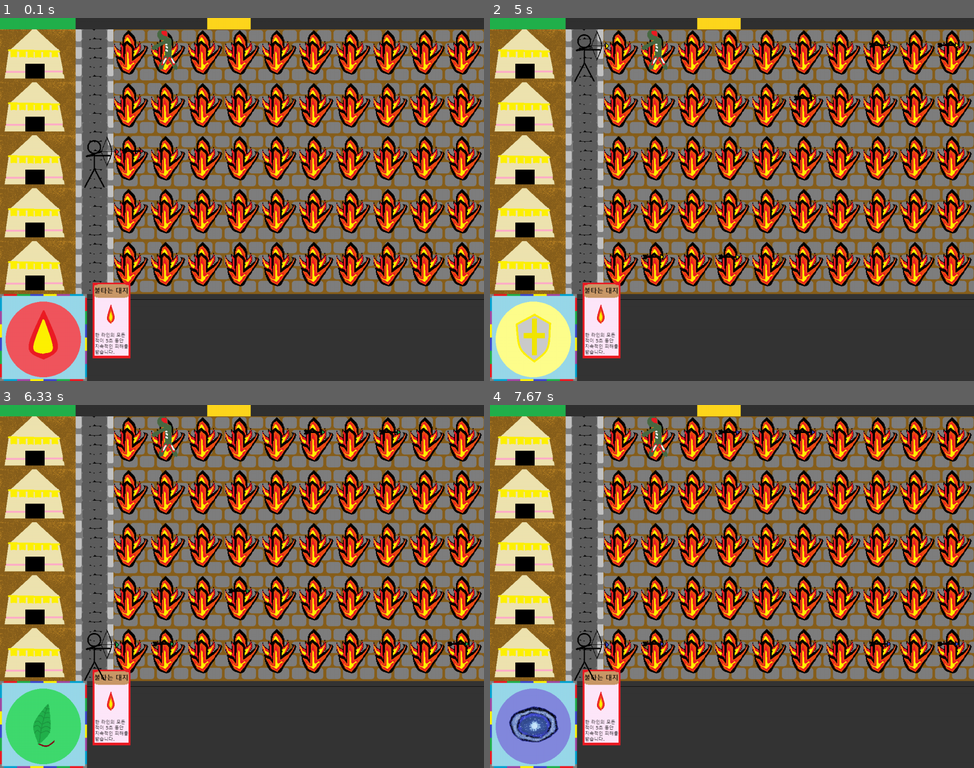
Above: before the commit, frames 1-4 (two rows, left to right).
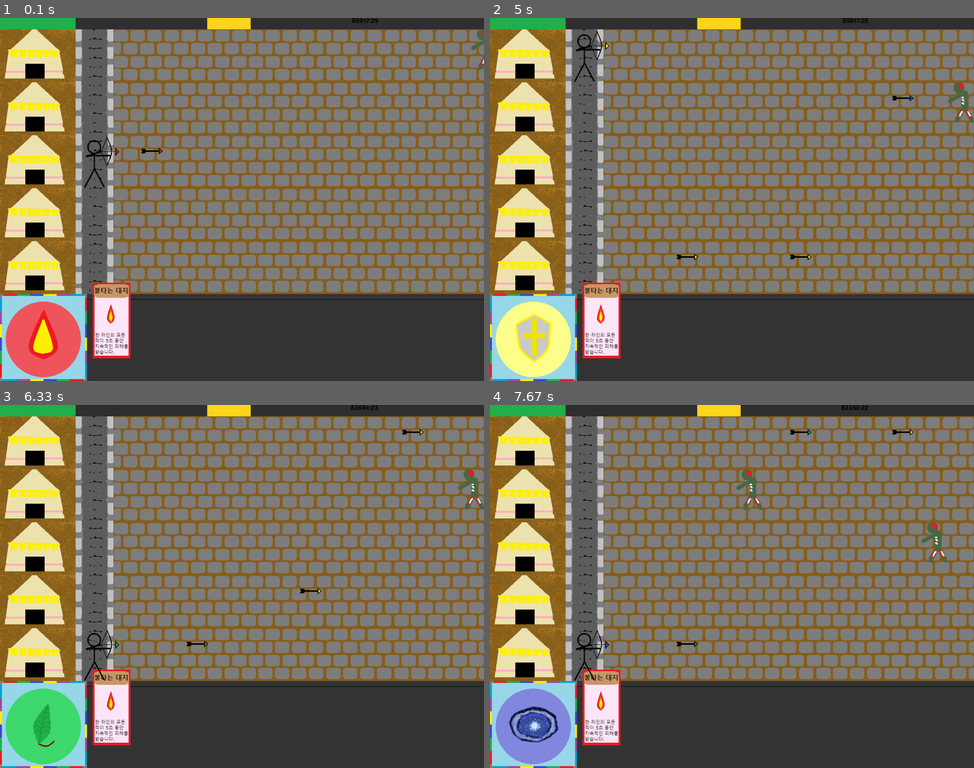
Above: after the commit, the same moments.

Repository: AntsThatWander/ERICA_Defend_6Elements
Game: pygame game, started from new_pygame.py
Same seed, same stepped clock (60 frames per second), same inputs: the game is played once before the commit and once after it.
Inputs:
- Up to frame 1 (0.1 s): no input
- Up to frame 2 (5 s): hold Up 0.33-0.8 s; hold Down 0.83-1.13 s; tap 3 at 0.98, 2.12, 3.18, 4.25 s; hold Up 1.17-1.53 s; tap 4 at 1.32, 2.45, 3.58, 4.65 s; hold Down 1.57-1.93 s; tap 2 at 1.72, 2.78, 3.92 s; hold Up 1.97-2.27 s; hold Down 2.3-2.6 s; hold Up 2.63-3 s; hold Down 3.03-3.4 s; hold Up 3.43-3.73 s; hold Down 3.77-4.07 s; hold Up 4.1-4.47 s; hold Down 4.5-4.87 s; hold Up from 4.9 s (still down)
- Up to frame 3 (6.33 s): tap 2 at 5.05, 6.12 s; release Up at 5.2 s; hold Down 5.23-5.53 s; tap 3 at 5.38 s; hold Up 5.57-5.93 s; tap 4 at 5.72 s; hold Down from 5.97 s (still down)
- Up to frame 4 (7.67 s): release Down at 6.33 s; hold Up 6.37-6.67 s; tap 3 at 6.52, 7.58 s; hold Down 6.7-7 s; tap 4 at 6.85 s; hold Up 7.03-7.4 s; tap 2 at 7.18 s; hold Down from 7.43 s (still down)

The runs differ from the first frame. In frame 1, 24% of the frame differs, in the area x 23-100%, y 0-75%; in frame 2, 24%; in frame 3, 24%; in frame 4, 25%.

Commit message:
rough game completed

Diff:
--- a/images.py
+++ b/images.py
@@ -161,4 +161,4 @@
 def result():
     win = pygame.image.load("resources/my_resources/win.png")
     lose = pygame.image.load("resources/my_resources/lose.png")
-    return (win, lose)
+    return (lose, win)
--- a/new_pygame.py
+++ b/new_pygame.py
@@ -1,5 +1,6 @@
 import pygame
 import images
+import random
 
 #초기화
 pygame.init()
@@ -17,8 +18,6 @@
 #환영 이미지 사전 mirror dictionary
 mirror = images.mirror()
 mshoot = player['shoot']
-#화살 이미지 사전 arrow images dictionary
-arrowco = images.arrow()
 #현재 이미지 값 current image color
 cur_color = 'red'
 #화살 생성 주기
@@ -30,6 +29,13 @@
 acc = [0,0]
 #화살
 arrows = []
+#몬스터 등장 시간
+badtimer = 100
+badtimer1 = 0
+#몬스터 리스트
+badguys = [[1280, 30]]
+#체력
+healthvalue = 200
 #레벨 0 몬스터
 Lv0 = images.Lv0_monster()
 #레벨 1 몬스터
@@ -46,14 +52,17 @@
 clock = pygame.time.Clock()
 
 
+running = 1
+excitcode = 0
+
 #화면 띄우기
-while True:
+while running:
     clock.tick(60)
+    badtimer -= 1
     #색깔 관리
     active_player = player[cur_color]
     active_mirror = mirror[cur_color]
     active_button = button[cur_color]
-    active_arrow = arrowco[cur_color]
 
     #화면을 깨끗하게 한다.
     screen.fill((255,255,255)) #RGB
@@ -63,34 +72,80 @@
             screen.blit(images.tent_road,(0,(x+1)*140-110))
             screen.blit(images.tent,(0,(x+1)*140-110))
             screen.blit(images.pave_road,(300,(x+1)*140-110))
-            for y in range(10):
-                screen.blit(Rcard['dragon'][1], (300+y*98,(x+1)*140-110))
     screen.blit(images.castle, (200,30))
     screen.blit(images.ball_room, (0,730))
     screen.blit(images.card_room, (230,730))
     screen.blit(images.score,(0,0))
     screen.blit(images.Ehealth,(0,0))
-
-    screen.blit(Lv1['zombie'],(400,30))
     screen.blit(Rcard['burning'][0][0], (245,700))
     screen.blit(active_button,(15,750))
 
-    #화살 관리
+    #화살 리스트와 플레이어 이미지 관리
     acc[1] = acc[1] + 1
     arrow_count += 1
     if(arrow_count==arrow_rate) :
-        arrows.append([playpos[0],playpos[1]+32])
+        arrows.append([[playpos[0], playpos[1]+32], images.arrow()[cur_color]])
         arrow_count = 0
         screen.blit(pshoot, playpos)
     else :
         screen.blit(active_player, playpos)
+    #화살 이미지 관리
     for bullet in arrows:
-        index = 0
-        bullet[0] += 20
-        if(bullet[0]>1280) :
-            arrows.pop(index)
-        index += 1
-        screen.blit(active_arrow, bullet)
+        bullet[0][0] += 30
+        if(bullet[0][0]>1280) :
+            arrows.pop(0)
+        else:
+            screen.blit(bullet[1], bullet[0])
+
+    #나쁜 놈들 그리기
+    if badtimer == 0:
+        badguys.append([1280, 30 + random.randint(0,4)*140])
+        badtimer = 100 - (badtimer1*2)
+        if badtimer1>=35:
+            badtimer1 = 35
+        else:
+            badtimer1 += 5
+    index = 0
+    for badguy in badguys:
+        if badguy[0]<-64:
+            badguys.pop(index)
+        else:
+            badguy[0]-=7
+        #나쁜 놈들의 공격
+        badrect = pygame.Rect(Lv1['zombie'].get_rect())
+        badrect.top = badguy[1]
+        badrect.left = badguy[0]
+        if badrect.left < 300:
+            healthvalue -= 50
+            badguys.pop(index)
+        #화살 충돌
+        index1 = 0
+        for bullet in arrows:
+            bullrect = pygame.Rect(bullet[1].get_rect())
+            bullrect.left = bullet[0][0]
+            bullrect.top = bullet[0][1]
+            if badrect.colliderect(bullrect) :
+                acc[0]+=1
+                badguys.pop(index)
+                arrows.pop(index1)
+            index1 += 1
+
+        #다음 웨이브
+        index+=1
+    for badguy in badguys:
+        screen.blit(Lv1['zombie'], badguy)
+
+    #시간
+    font = pygame.font.Font(None,24)
+    survivedtext = font.render(str(int(90000-pygame.time.get_ticks()))+":"\
+        +str(int((90000-pygame.time.get_ticks())/1000%60)).zfill(2),True, (0,0,0))
+    textRect = survivedtext.get_rect()
+    textRect.topright=[1000,0]
+    screen.blit(survivedtext, textRect)
+
+    #체력 감소
+    for health in range((200-healthvalue)//2):
+        screen.blit(images.health0, (200-(health+1)*2,0))
 
     #화면을 다시 그린다.
     pygame.display.flip()
@@ -132,8 +187,25 @@
         #     position = pygame.mouse.get_pos()
         #     acc[1] = acc[1] + 1
         #     arrows.append()
-    #플레이어 이동
+    #플레이어 이동 범위 제한 player movement range limits
     if keys[0] and playpos[1]>30:
         playpos[1] = playpos[1] - 140
     elif keys[1] and playpos[1]<590:
         playpos[1] = playpos[1] + 140
+
+    #이겼는가?
+    if pygame.time.get_ticks()>= 90000:
+        running = 0
+        exitcode = 1
+    if healthvalue <= 0:
+        running = 0
+        exitcode = 0
+
+#승리와 패배 처리
+screen.blit(images.result()[exitcode], (0,0))
+while True :
+    for event in pygame.event.get():
+        if event.type == pygame.QUIT :
+            pygame.quit()
+            exit(0)
+    pygame.display.flip()
Empty file added: monster.py
